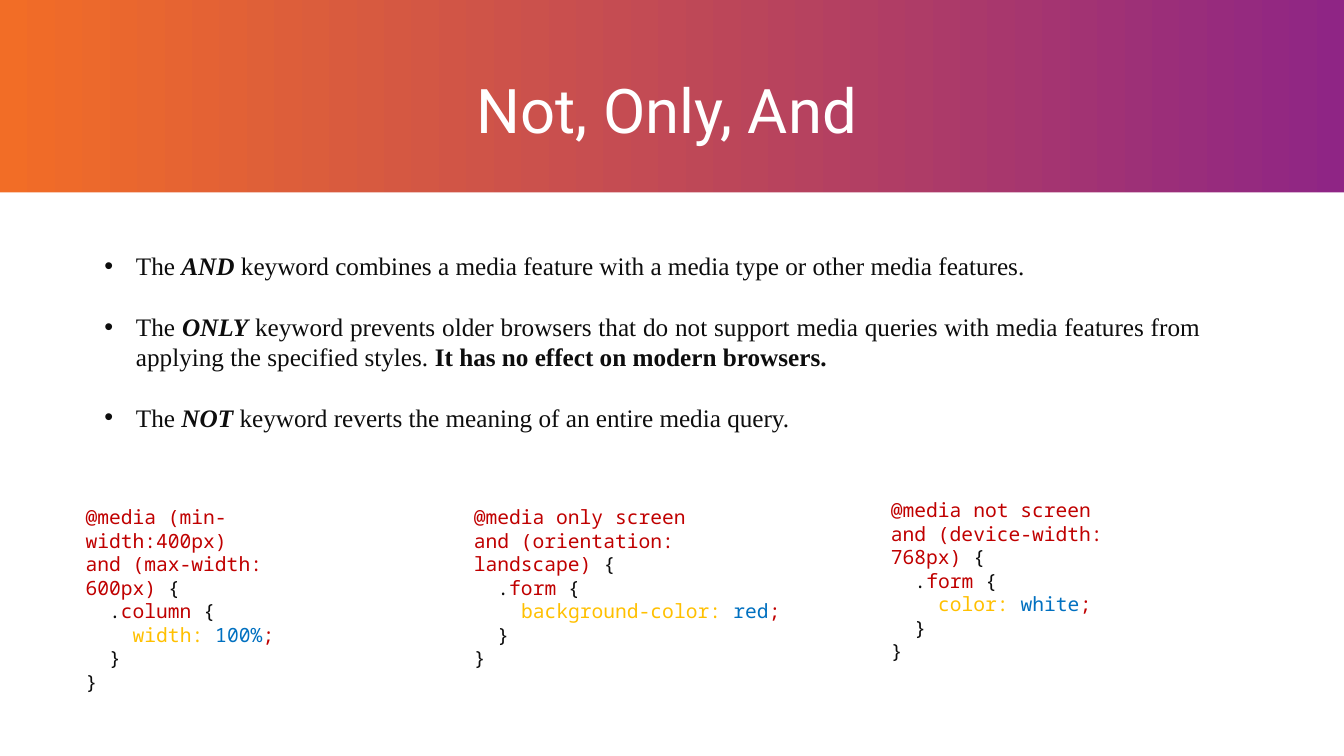
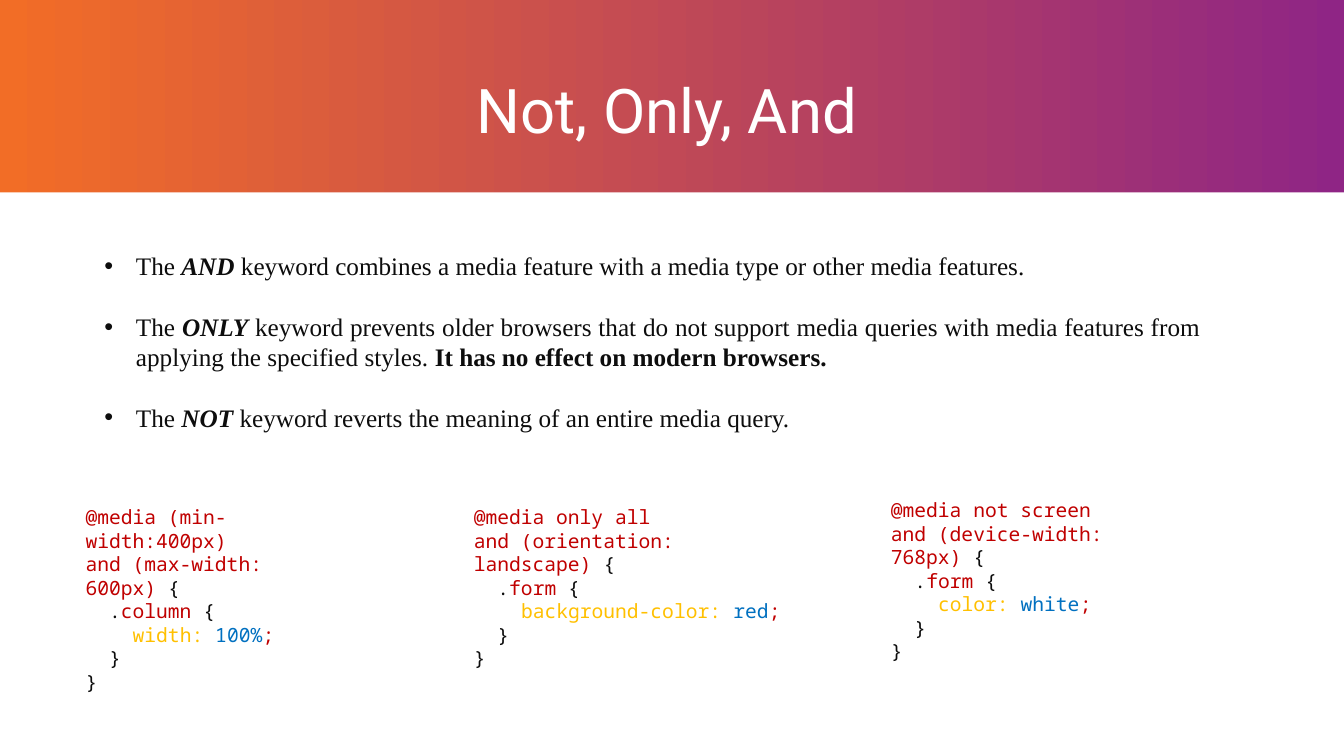
Before and after one commit to Taras-SS/Topics, a slide deck: slide 13 of responsive_design.pptx. Drawn at 1344x756 pixels with LibreOffice and Linux fonts; fonts in the diff are those of the drawing; background and template pictures are left out. Boxes give left, top, right and bottom in pixels: in the first picture for what was removed or moved away, otherwise in the second. Text is boxed around its words. In the diff, an @@ line names an element or a change of style, - is before the commit and + after.

```diff
--- a/responsive_design.pptx
+++ b/responsive_design.pptx
@@ text at (x1=474, y1=509, x2=650, y2=529): text changed @@
-@media only screen
+@media only all
```
Also in this commit, not shown: 4 other slides changed, 1 slide added.
